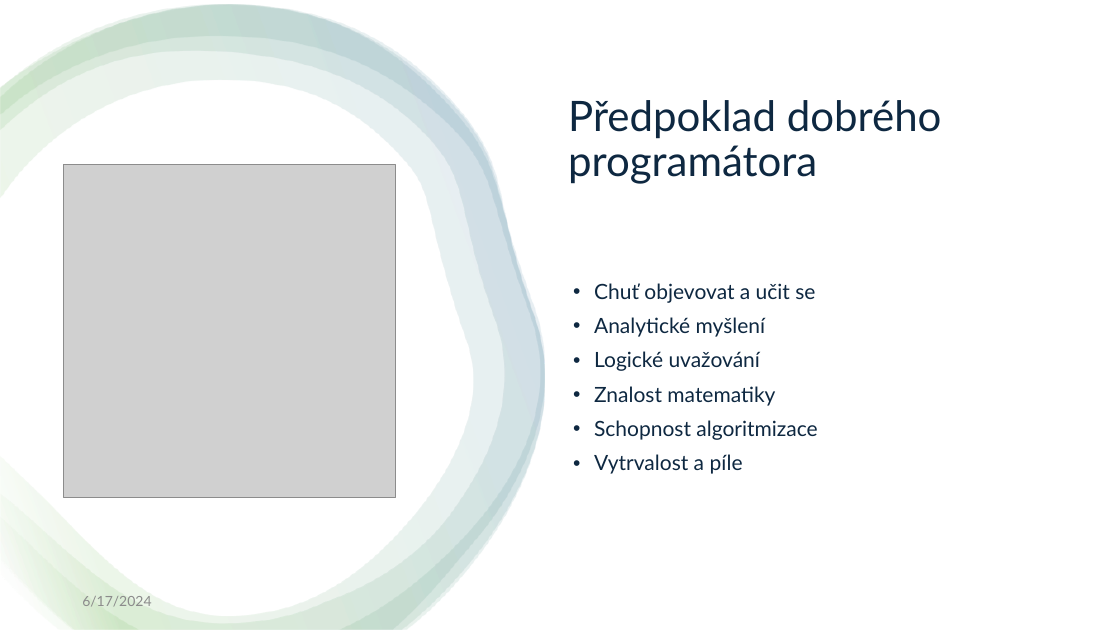
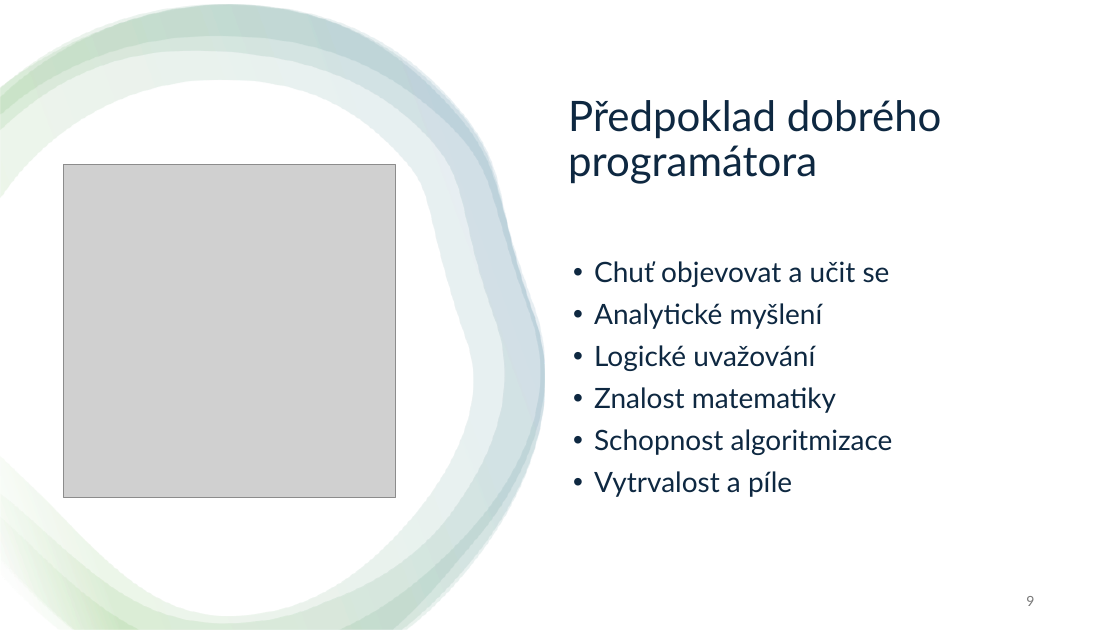
Before and after one commit to dawissl/hradebni, a slide deck: slide 9 of Prezentace/1. ročník/PGM_00_uvodni_hodina.pptx. Drawn at 1120x630 pixels with LibreOffice and Linux fonts; fonts in the diff are those of the drawing; grey boxes stand for pictures. Boxes give left, top, right and bottom in pixels: in the first picture for what was removed or moved away, otherwise in the second. Text is boxed around its words. In the diff, an @@ line names an element or a change of style, - is before the commit and + after.

```diff
--- a/Prezentace/1. ročník/PGM_00_uvodni_hodina.pptx
+++ b/Prezentace/1. ročník/PGM_00_uvodni_hodina.pptx
@@ text "Chuť objevovat a učit se" at (x1=594, y1=261, x2=893, y2=497): size 18 to 24 pt @@
@@ text removed at (x1=82, y1=596, x2=151, y2=607) @@
-6/17/2024
@@ page number added at (x1=1026, y1=596, x2=1034, y2=606), 12 pt, text #797979 @@
+9
```
Also in this commit, not shown: 9 other slides changed, 6 other files.
